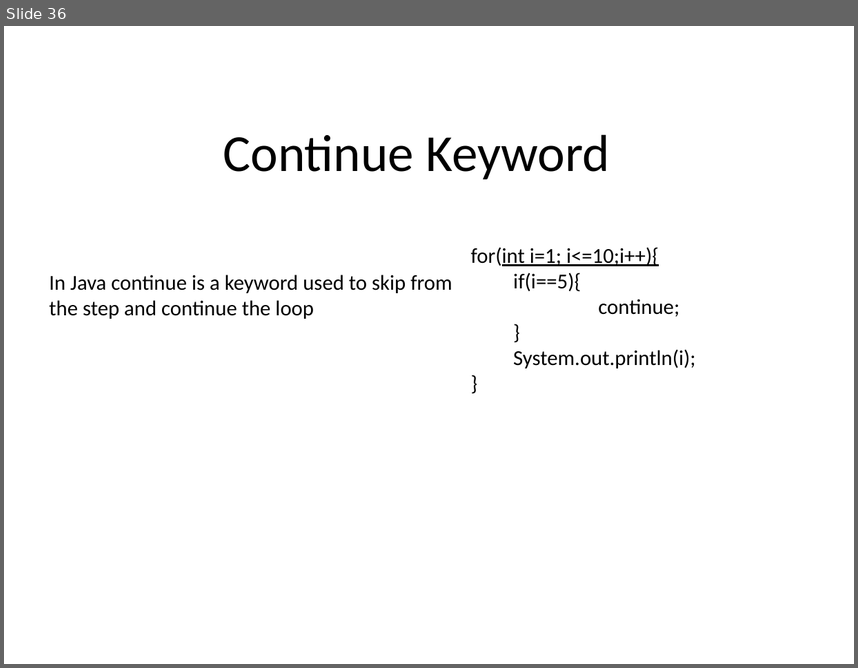
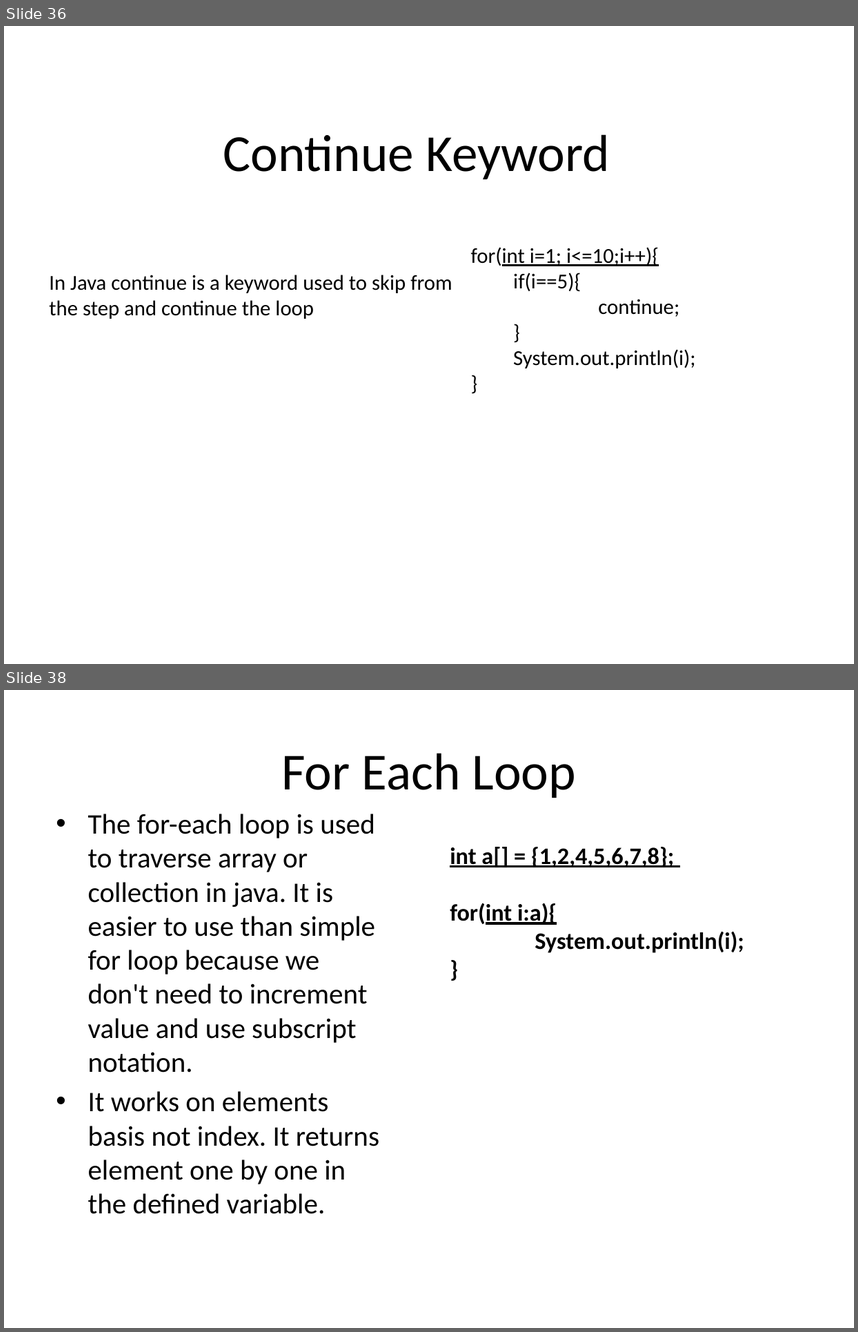
Before and after one commit to sharathchandraGupta/MyRepository, a slide deck: JavaTutorial.pptx. Shown one above the other, each under a label of ours: slide 36 before the commit, slides 36 and 38 after it; the slides between them are not shown. The pictures are 858x668 and 858x1332 pixels, drawn with LibreOffice and Linux fonts; fonts in the diff are those of the drawing. Boxes give left, top, right and bottom in pixels: in the first picture for what was removed or moved away, otherwise in the second. Text is boxed around its words. In the diff, an @@ line names an element or a change of style, - is before the commit and + after.

```diff
--- a/JavaTutorial.pptx
+++ b/JavaTutorial.pptx
@@ slide 38 added at (4,690,854,1328), background #FFFFFF @@
@@ title added at (281,753,576,798), 44 pt, text #000000 @@
+For Each Loop
@@ text added at (88,814,379,1214), 24 pt, text #000000 @@
+• The for-each loop is used to traverse array or collection in java. It is easier to use than simple for loop because we don't need to increment value and use subscript notation.
+• It works on elements basis not index. It returns element one by one in the defined variable.
@@ text added at (450,847,744,953), 20 pt, text #000000, bold, underline @@
+int a[] = {1,2,4,5,6,7,8};
+for(int i:a){
+System.out.println(i);
+}
```
Also in this commit, not shown: 6 other slides added, 2 slides removed.
